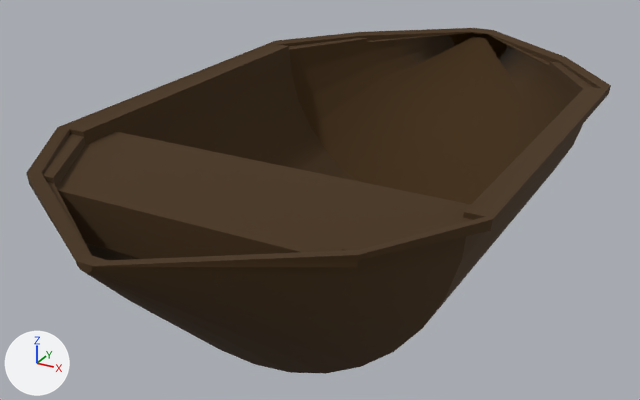
Before and after pictures for a commit that changed the Blender file Generic Boat.blend.
The view is the same before and after, from a 50 mm camera at (1.97, -3.95, 1.4) aimed at (-0.15, -0.1, -0.53). The lights are fixed; the arrows at lower left show +X, +Y and +Z. The first picture is the older version.

Before the edit, the objects in view are built like this:
```python
me_cube_001 = bpy.data.meshes.new('Cube.001')
me_cube_001.from_pydata(...)  # 18 vertices, 12 faces; spans x -1.02..1.02, y -1.0..1.0, z -1.0..1.0
me_cube_001.materials.append(mat_material_001)  # brown #452f11
me_cylinder = bpy.data.meshes.new('Cylinder')
me_cylinder.from_pydata(...)  # 2128 vertices, 1734 faces; spans x -1.09..1.09, y -1.0..0.0, z -1.0..1.0
me_cylinder.polygons.foreach_set('use_smooth', [True] * 1734)
me_cylinder.materials.append(mat_material_001)  # brown #452f11
ob_cube = bpy.data.objects.new('Cube', me_cube_001)
ob_cube.location = (0.0, -1.1, -0.186)
ob_cube.scale = (0.957, 0.351, 0.109)
ob_cylinder = bpy.data.objects.new('Cylinder', me_cylinder)
ob_cylinder.location = (0.0, 0.0, 0.0)
ob_cylinder.rotation_euler = (1.571, 0.0, 0.0)  # degrees (90, 0, 0)
ob_cylinder.scale = (1.0, 1.0, 2.01)
```
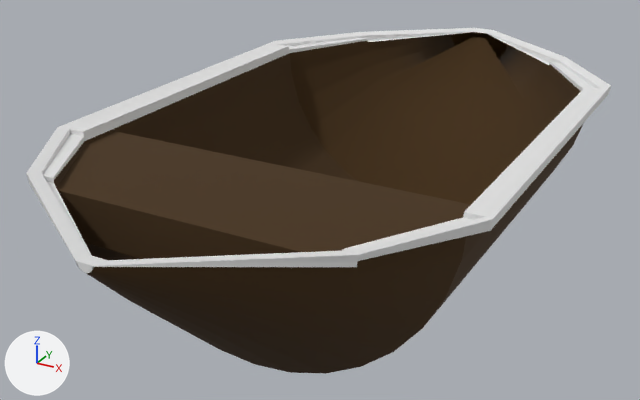
Changed parts and their boxes [x1, y1, x2, y2] in the pictures (640 x 400 px):
```json
{"part": 1, "of": "me_cylinder", "change": "recoloured", "before": [27, 28, 611, 273], "after": [27, 28, 611, 273], "on screen": "brown to white"}
```

The change, as JSON lines over the scene's bpy script:
```json
{"op": "add", "block": "mat_material", "code": ["mat_material = principled_material('Material')", "mat_material.base_color = (0.8, 0.8, 0.8)  # white #e7e7e7"]}
{"block": "me_cylinder", "where": "me_cylinder.from_pydata(...)  # 2128 vertices, 1734 faces; spans x -1.09..1.09, y -1.0..0.0, z -1.0..1.0"}
{"block": "me_cylinder", "where": "# used by ob_cylinder; location = (0.0, 0.0, 0.0); rotation_euler = (1.571, 0.0, 0.0), in degrees (90, 0, 0); scale = (1.0, 1.0, 2.01)"}
{"block": "me_cylinder", "change": "me_cylinder part 1: 504 of the faces centred in x -1.09..1.09, y -0.05..0.0, z -1.0..1.0 switch from mat_material_001 (brown #452f11) to mat_material (white #e7e7e7)"}
```
